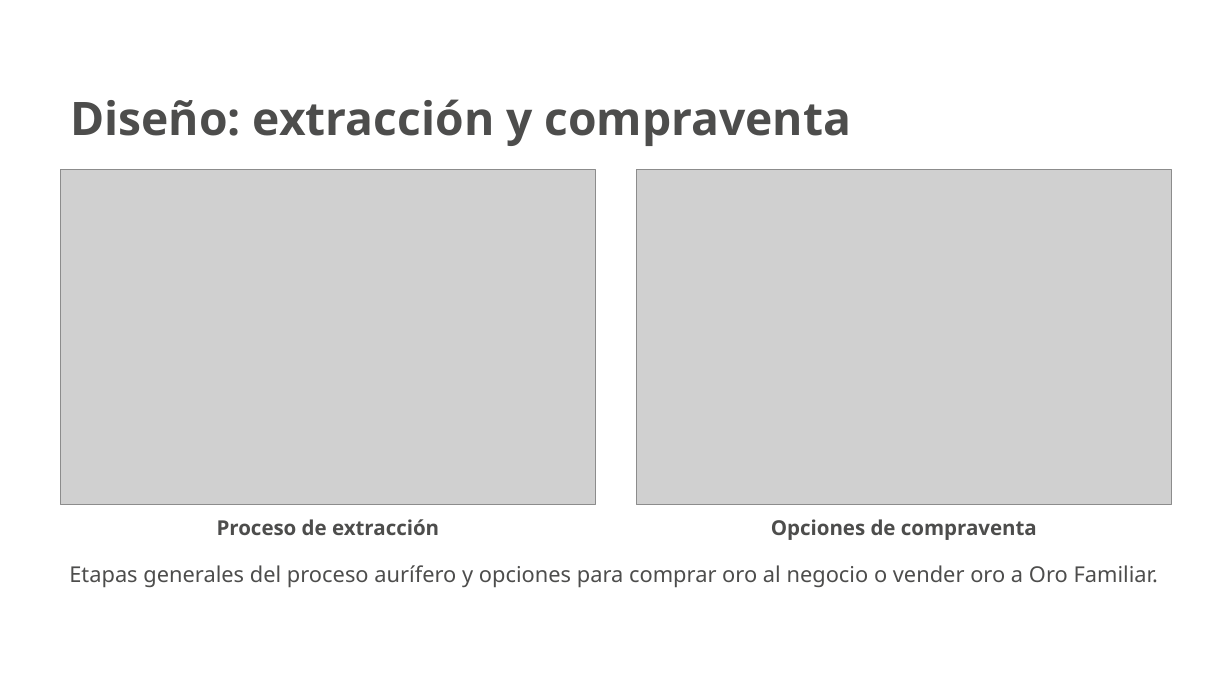
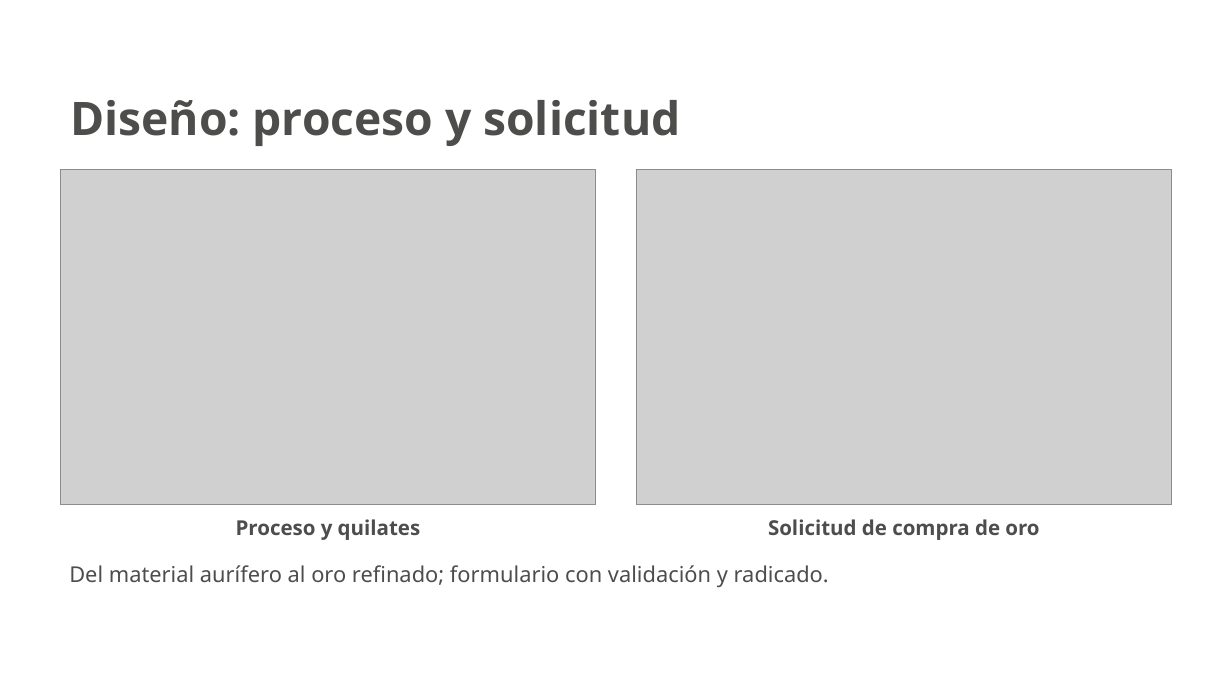
Before and after one commit to JesusArturoRincon21/Proyecto-Sena, a slide deck: slide 8 of docs/presentacion/Yesids_Treasure_Pitch.pptx (slide 10 before the commit). Drawn at 1232x693 pixels with LibreOffice and Linux fonts; fonts in the diff are those of the drawing; grey boxes stand for pictures; background and template pictures are left out. Boxes give left, top, right and bottom in pixels: in the first picture for what was removed or moved away, otherwise in the second. Text is boxed around its words. In the diff, an @@ line names an element or a change of style, - is before the commit and + after.

```diff
--- a/docs/presentacion/Yesids_Treasure_Pitch.pptx
+++ b/docs/presentacion/Yesids_Treasure_Pitch.pptx
@@ text at [70,100,680,146]: text changed @@
-Diseño: extracción y compraventa
+Diseño: proceso y solicitud
@@ text at [236,519,420,540]: text changed @@
-Proceso de extracción
+Proceso y quilates
@@ text at [768,519,1039,540]: text changed @@
-Opciones de compraventa
+Solicitud de compra de oro
@@ text at [69,565,829,587]: text changed @@
-Etapas generales del proceso aurífero y opciones para comprar oro al negocio o vender oro a Oro Familiar.
+Del material aurífero al oro refinado; formulario con validación y radicado.
```
Also in this commit, not shown: 10 other slides changed, 1 slide added, 1 slide removed, 9 other files.
